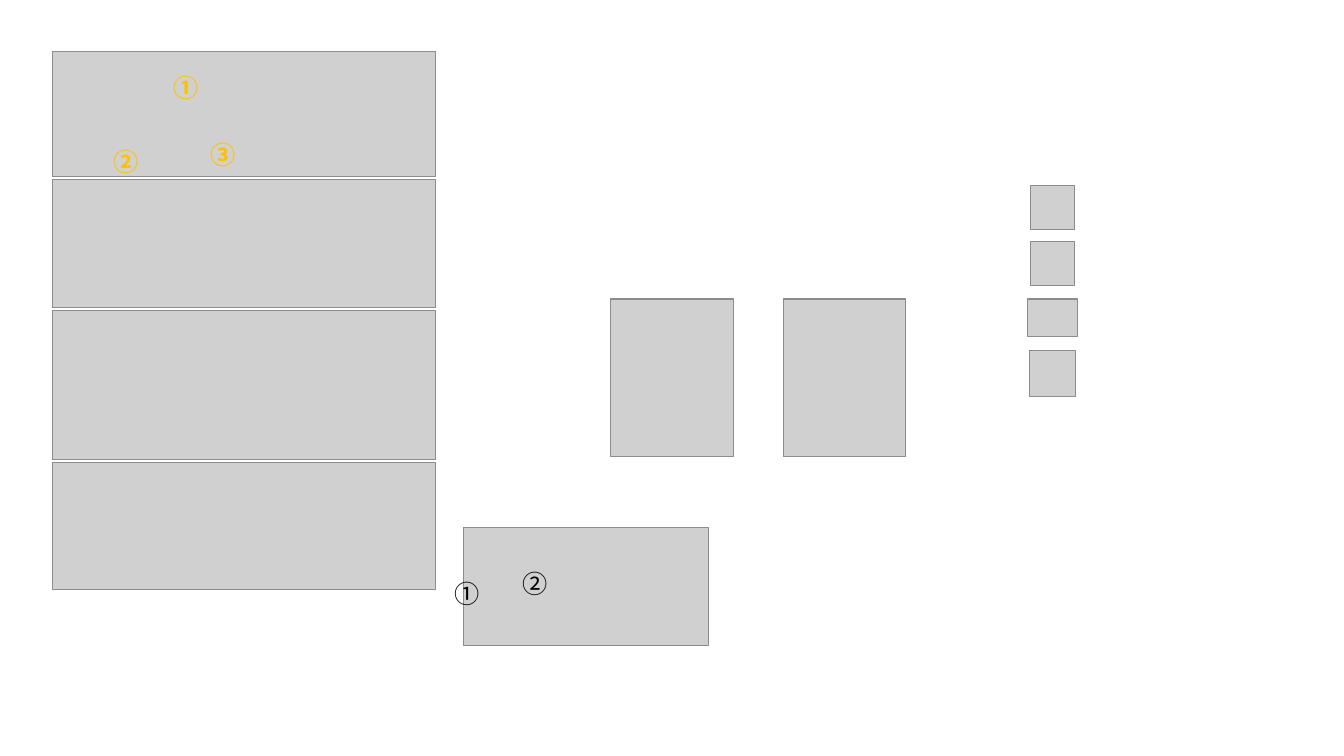
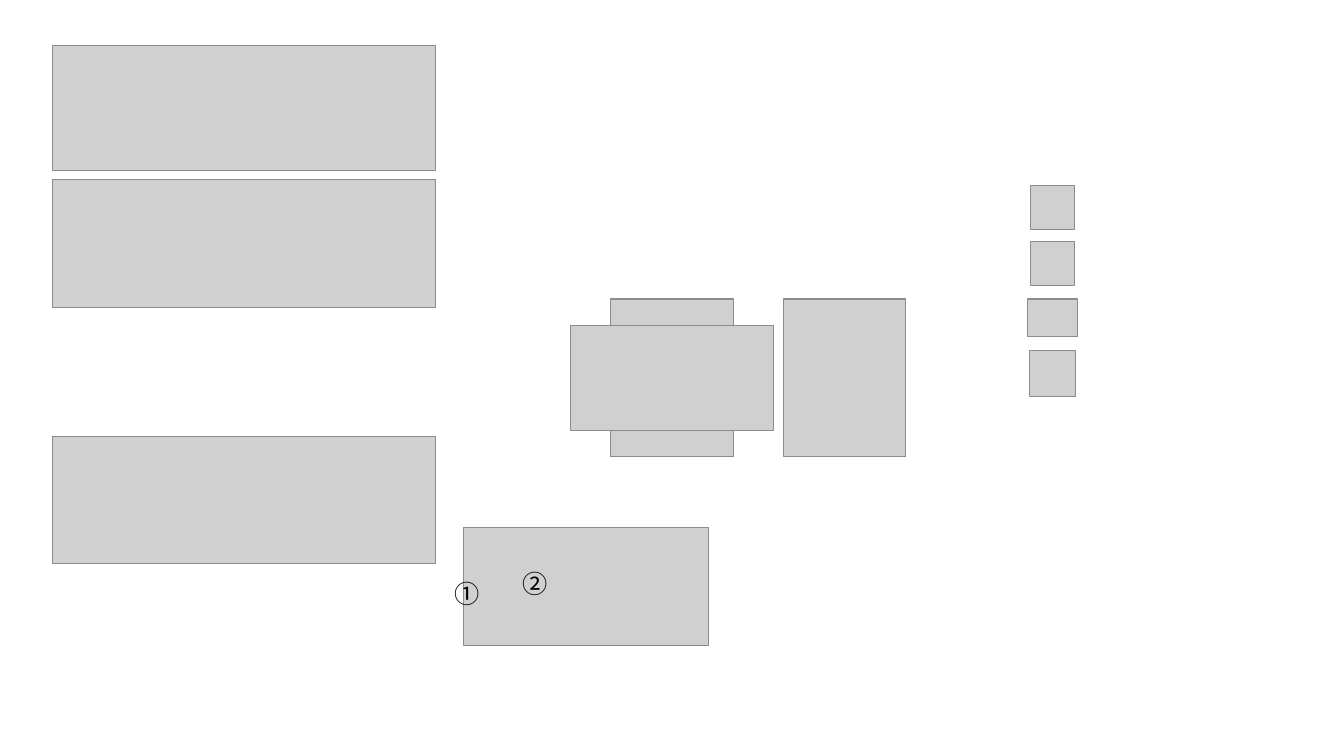
Before and after one commit to KeisukeSugita/Seat-monitoring-system, a slide deck: slide 9 of doc/図/図原本.pptx. Drawn at 1344x756 pixels with LibreOffice and Linux fonts; fonts in the diff are those of the drawing; grey boxes stand for pictures; background and template pictures are left out. Boxes give left, top, right and bottom in pixels: in the first picture for what was removed or moved away, otherwise in the second. Text is boxed around its words. In the diff, an @@ line names an element or a change of style, - is before the commit and + after.

```diff
--- a/doc/図/図原本.pptx
+++ b/doc/図/図原本.pptx
@@ picture: place and size @@
-picture at <box>52,51,437,176</box>
+picture at <box>52,45,437,170</box>
@@ text removed at <box>173,75,198,100</box> @@
-①
@@ text removed at <box>113,149,138,177</box> @@
-②
@@ text removed at <box>210,142,235,167</box> @@
-③
@@ picture removed at <box>52,311,437,460</box> @@
@@ picture added at <box>571,326,773,431</box> @@
@@ picture: place and size @@
-picture at <box>52,463,437,590</box>
+picture at <box>52,437,437,564</box>
```
Also in this commit, not shown: 33 other files.
